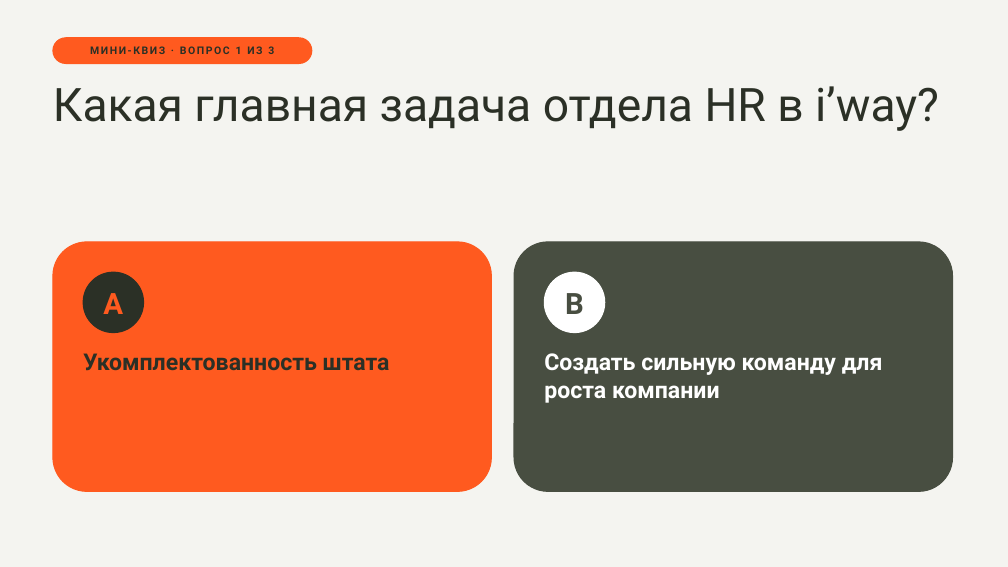
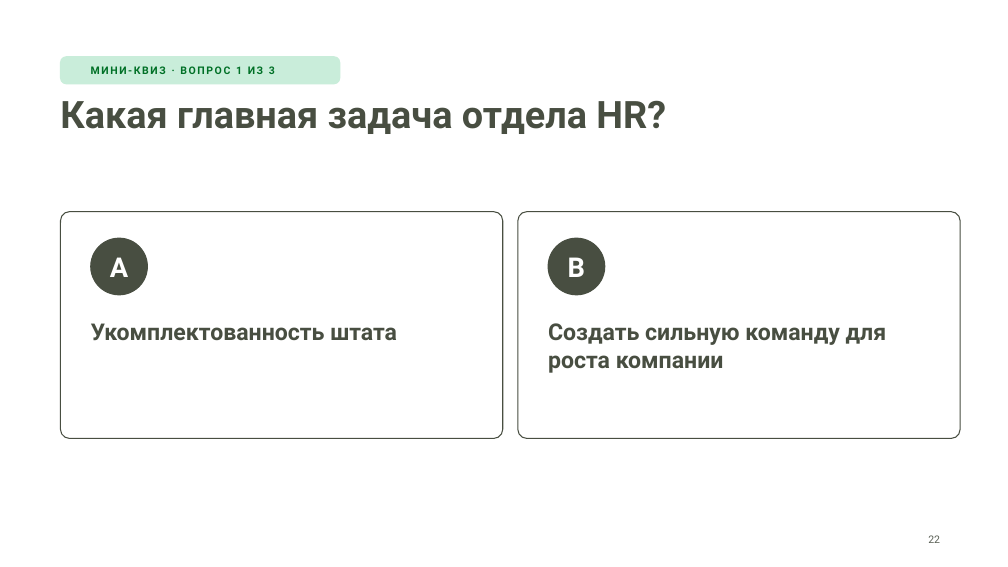
Before and after one commit to hriwayhr/HR-projects, a slide deck: slide 22 of presentations/HR-iway-onboarding-2026.pptx. Drawn at 1008x567 pixels with LibreOffice and Linux fonts; fonts in the diff are those of the drawing; background and template pictures are left out. Boxes give left, top, right and bottom in pixels: in the first picture for what was removed or moved away, otherwise in the second. Text is boxed around its words. In the diff, an @@ line names an element or a change of style, - is before the commit and + after.

```diff
--- a/presentations/HR-iway-onboarding-2026.pptx
+++ b/presentations/HR-iway-onboarding-2026.pptx
@@ background #F4F4F0 to #FFFFFF @@
@@ rounded rectangle: place and size @@
-rounded rectangle at (53, 38, 312, 64)
+rounded rectangle at (60, 57, 340, 84)
@@ rounded rectangle at (60, 57, 340, 84): fill #FF5A1F to #C9EDDA; outline #FF5A1F 1 pt to #C9EDDA 1 pt; proportions changed @@
@@ text "МИНИ-КВИЗ · ВОПРОС 1 ИЗ ...": place and size @@
-text "МИНИ-КВИЗ · ВОПРОС 1 ИЗ ..." at (90, 46, 274, 54)
+text "МИНИ-КВИЗ · ВОПРОС 1 ИЗ ..." at (91, 66, 275, 74)
@@ text "МИНИ-КВИЗ · ВОПРОС 1 ИЗ ..." at (91, 66, 275, 74): text colour #2B3026 to #007026; alignment centre to left @@
@@ title at (60, 100, 666, 134): text changed; size 44 to 36 pt; text colour #2B3026 to #484E41; bold on @@
-Какая главная задача отдела HR в i’way?
+Какая главная задача отдела HR?
@@ rounded rectangle: place and size @@
-rounded rectangle at (53, 242, 492, 492)
+rounded rectangle at (60, 212, 503, 439)
@@ rounded rectangle at (60, 212, 503, 439): fill #FF5A1F to #FFFFFF; outline #FF5A1F 1 pt to #484E41 1 pt; proportions changed @@
@@ text "A": place and size @@
-text "A" at (103, 293, 123, 314)
+text "A" at (110, 257, 128, 277)
@@ text "A" at (110, 257, 128, 277): size 28 to 26 pt, text colour #FF5A1F to #FFFFFF @@
@@ ellipse: place and size @@
-ellipse at (83, 272, 144, 333)
+ellipse at (91, 238, 147, 295)
@@ ellipse at (91, 238, 147, 295): fill #2B3026 to #484E41; outline #2B3026 1 pt to #484E41 1 pt @@
@@ rounded rectangle: place and size @@
-rounded rectangle at (514, 242, 953, 492)
+rounded rectangle at (518, 212, 960, 439)
@@ rounded rectangle at (518, 212, 960, 439): fill #484E41 to #FFFFFF; proportions changed @@
@@ text "B": place and size @@
-text "B" at (565, 293, 584, 314)
+text "B" at (568, 257, 585, 277)
@@ text "B" at (568, 257, 585, 277): size 28 to 26 pt, text colour #484E41 to #FFFFFF @@
@@ ellipse: place and size @@
-ellipse at (544, 272, 605, 333)
+ellipse at (548, 238, 605, 295)
@@ ellipse at (548, 238, 605, 295): fill #FFFFFF to #484E41; outline #FFFFFF 1 pt to #484E41 1 pt @@
@@ text "Укомплектованность штата": place and size @@
-text "Укомплектованность штата" at (83, 353, 390, 371)
+text "Укомплектованность штата" at (91, 323, 397, 341)
@@ text "Укомплектованность штата" at (91, 323, 397, 341): text colour #2B3026 to #484E41 @@
@@ text "Создать сильную команду для роста ...": place and size @@
-text "Создать сильную команду для роста ..." at (544, 353, 883, 403)
+text "Создать сильную команду для роста ..." at (548, 323, 887, 373)
@@ text "Создать сильную команду для роста ..." at (548, 323, 887, 373): text colour #FFFFFF to #484E41 @@
@@ page number added at (928, 535, 940, 543), 10 pt, text #5A6055 @@
+22
```
Also in this commit, not shown: 27 other slides changed, 4 other files.
